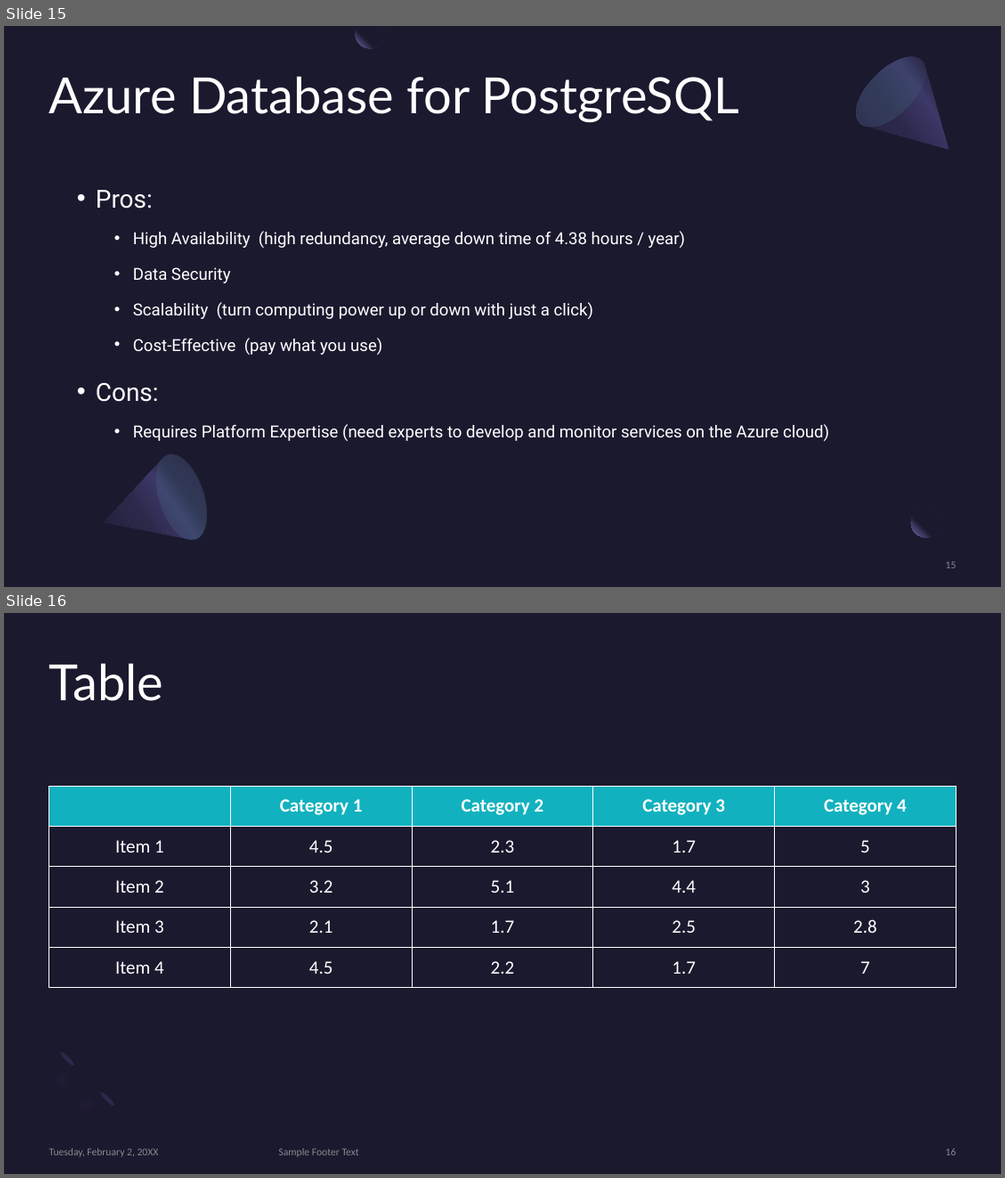
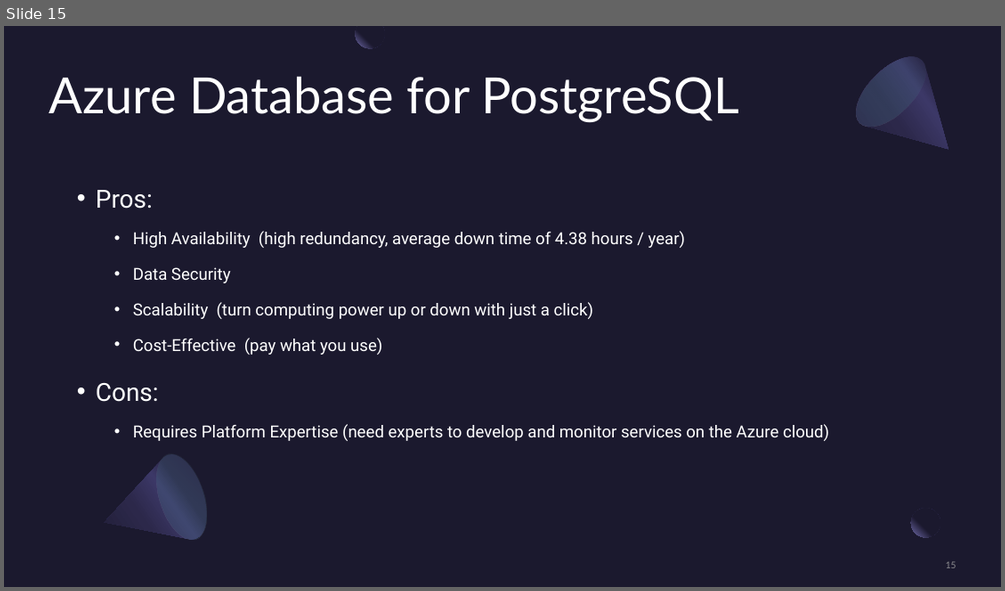
Before and after one commit to BrianChen0527/postgreSQL, a slide deck: MSFT_Azure/Microsoft Azure.pptx. Shown one above the other, each under a label of ours: slides 15 and 16 before the commit, slide 15 after it. The pictures are 1005x1178 and 1005x591 pixels, drawn with LibreOffice and Linux fonts; fonts in the diff are those of the drawing. Boxes give left, top, right and bottom in pixels: in the first picture for what was removed or moved away, otherwise in the second. Text is boxed around its words. In the diff, an @@ line names an element or a change of style, - is before the commit and + after.

```diff
--- a/MSFT_Azure/Microsoft Azure.pptx
+++ b/MSFT_Azure/Microsoft Azure.pptx
@@ slide 16 removed at (4,613,1001,1174), background #1B192E @@
@@ title removed at (49,663,164,701) @@
-Table
@@ table removed at (48,786,957,988), 5 rows, 5 columns @@
- | Category 1 | Category 2 | Category 3 | Category 4
-Item 1 | 4.5 | 2.3 | 1.7 | 5
-Item 2 | 3.2 | 5.1 | 4.4 | 3
-Item 3 | 2.1 | 1.7 | 2.5 | 2.8
-Item 4 | 4.5 | 2.2 | 1.7 | 7
@@ freeform shape removed at (33,1048,117,1132) @@
@@ ellipse removed at (59,1050,76,1067) @@
@@ ellipse removed at (98,1091,115,1108) @@
@@ text removed at (49,1148,159,1157) @@
-Tuesday, February 2, 20XX
@@ text removed at (279,1148,359,1157) @@
-Sample Footer Text
@@ page number removed at (946,1148,956,1155) @@
-16
```
Also in this commit, not shown: 2 slides changed, 9 slides added, 1 other file.
